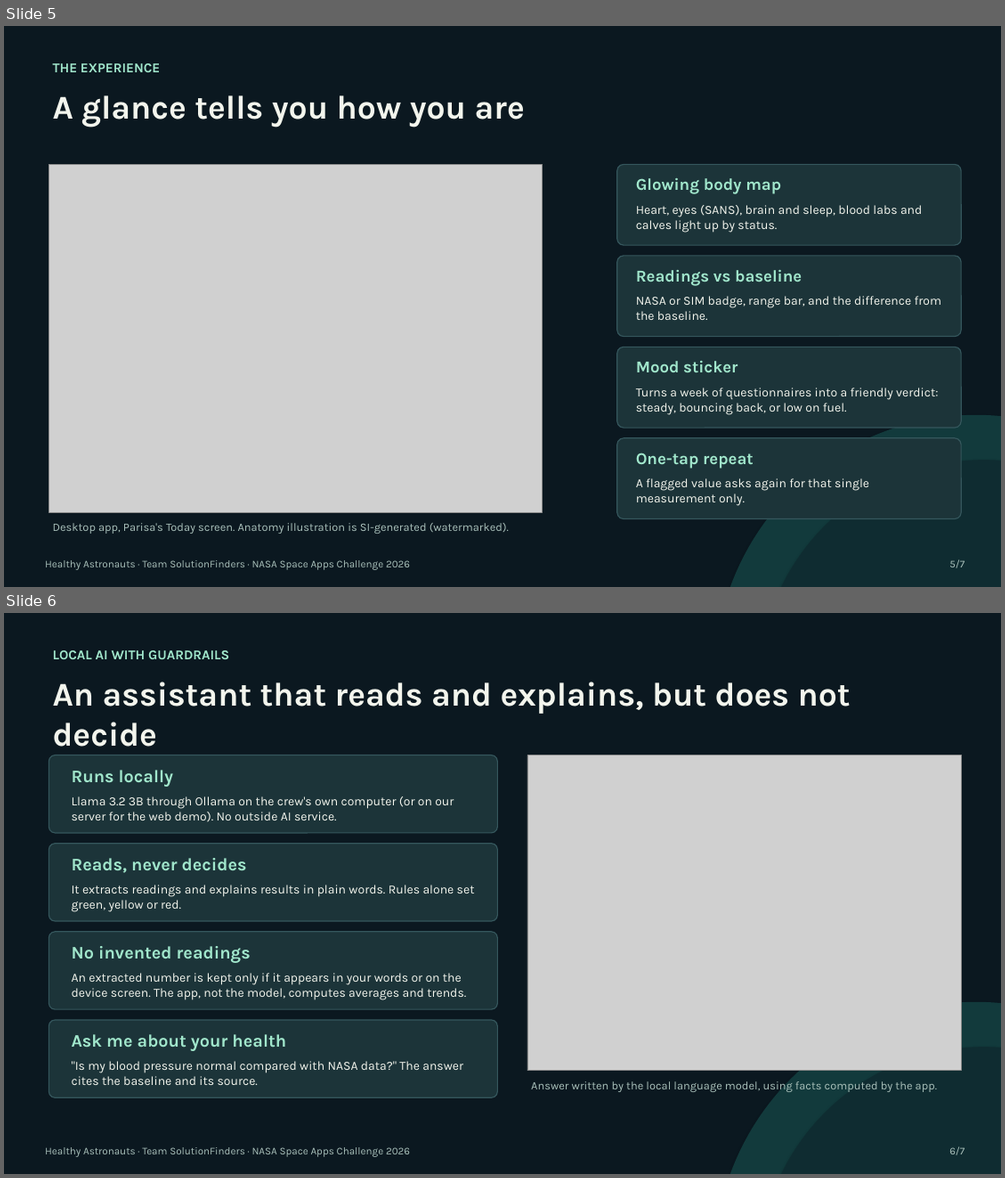
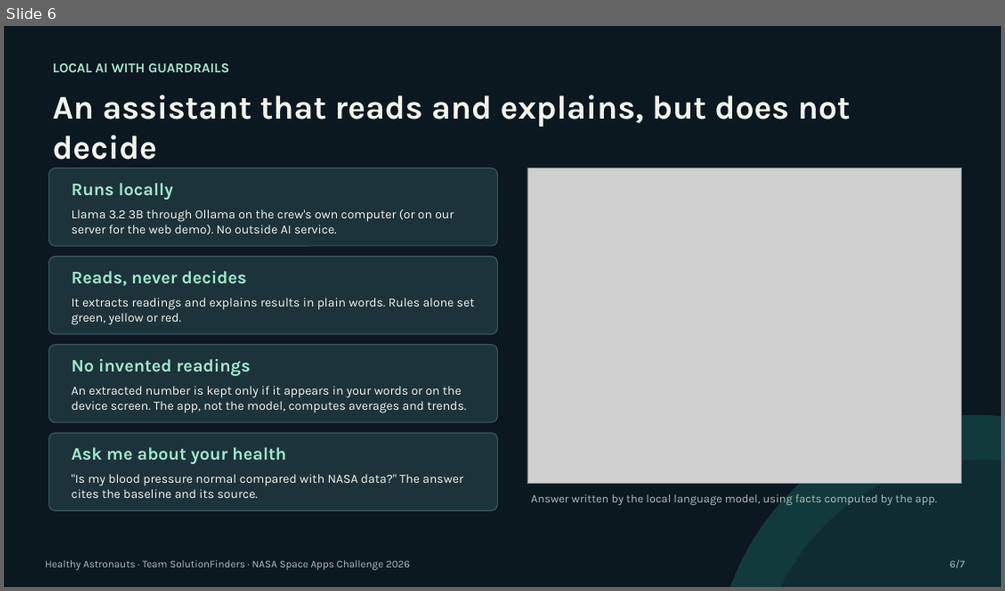
Before and after one commit to MohammadPourshahabadi/NasaHackaton, a slide deck: presentation/Aboard-Demo.pptx. Shown one above the other, each under a label of ours: slides 5 and 6 before the commit, slide 6 after it. The pictures are 1005x1178 and 1005x591 pixels, drawn with LibreOffice and Linux fonts; fonts in the diff are those of the drawing; grey boxes stand for pictures. Boxes give left, top, right and bottom in pixels: in the first picture for what was removed or moved away, otherwise in the second. Text is boxed around its words. In the diff, an @@ line names an element or a change of style, - is before the commit and + after.

```diff
--- a/presentation/Aboard-Demo.pptx
+++ b/presentation/Aboard-Demo.pptx
@@ slide 5 removed at [4,26,1001,587], background #0B1820 @@
@@ text removed at [53,63,160,72] @@
-THE EXPERIENCE
@@ text removed at [53,95,525,127] @@
-A glance tells you how you are
@@ picture removed at [48,164,542,512] @@
@@ rounded rectangle removed at [617,164,961,245] @@
@@ text removed at [636,178,781,194] @@
-Glowing body map
@@ text removed at [636,205,922,232] @@
-Heart, eyes (SANS), brain and sleep, blood labs and calves light up by status.
@@ rounded rectangle removed at [617,256,961,337] @@
@@ text removed at [636,270,801,286] @@
-Readings vs baseline
@@ text removed at [636,296,942,320] @@
-NASA or SIM badge, range bar, and the difference from the baseline.
@@ rounded rectangle removed at [617,346,961,427] @@
@@ text removed at [636,361,737,372] @@
-Mood sticker
@@ text removed at [636,387,938,415] @@
-Turns a week of questionnaires into a friendly verdict: steady, bouncing back, or low on fuel.
@@ ellipse removed at [714,415,1001,587] @@
@@ rounded rectangle removed at [617,438,961,519] @@
@@ text removed at [636,452,753,468] @@
-One-tap repeat
@@ text removed at [636,478,869,506] @@
-A flagged value asks again for that single measurement only.
@@ ellipse removed at [760,459,1001,587] @@
@@ text removed at [53,523,509,533] @@
-Desktop app, Parisa's Today screen. Anatomy illustration is SI-generated (watermarked).
@@ text removed at [949,559,964,568] @@
-5/7
@@ text removed at [45,560,410,570] @@
-Healthy Astronauts · Team SolutionFinders · NASA Space Apps Challenge 2026
```
Also in this commit, not shown: 4 slides changed, 1 slide added, 10 other files.
